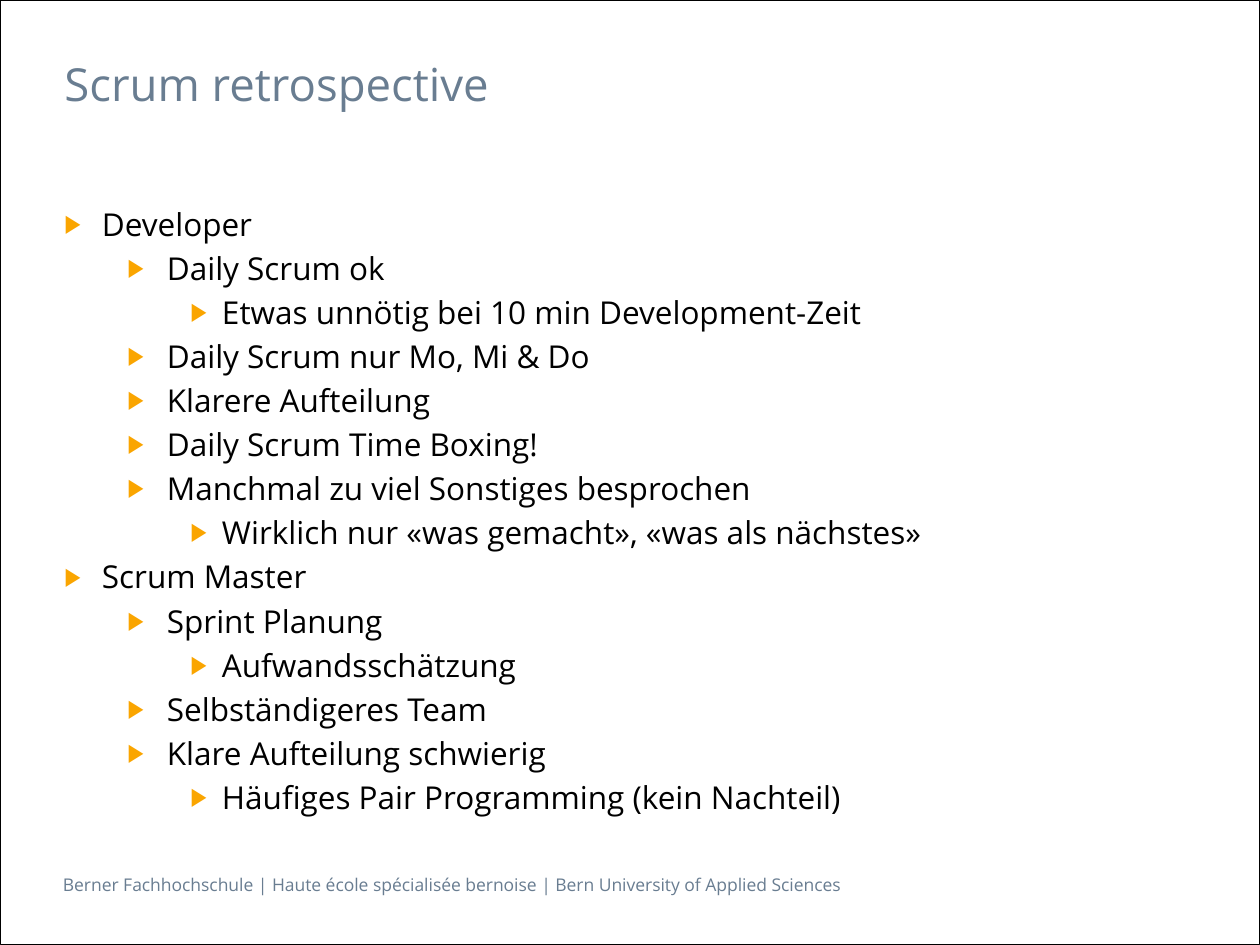
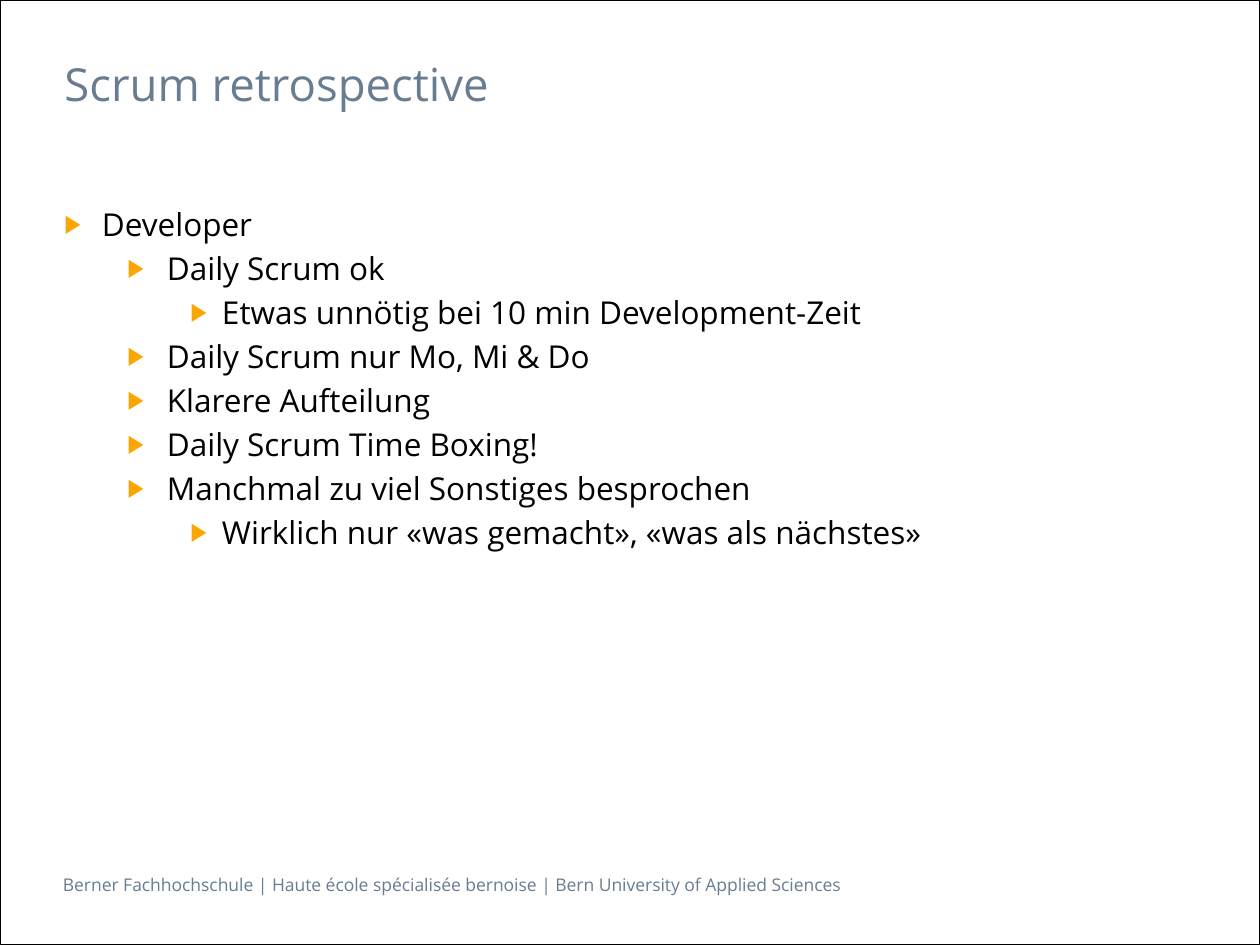
Before and after one commit to isels1/ch.bfh.btx8081.w2015.blue, a slide deck: slide 17 of doc/task14/Task14.pptx (slide 15 before the commit). Drawn at 1260x945 pixels with LibreOffice and Linux fonts; fonts in the diff are those of the drawing. Boxes give left, top, right and bottom in pixels: in the first picture for what was removed or moved away, otherwise in the second. Text is boxed around its words. In the diff, an @@ line names an element or a change of style, - is before the commit and + after.

```diff
--- a/doc/task14/Task14.pptx
+++ b/doc/task14/Task14.pptx
@@ text at bbox=[102, 565, 841, 817]: paragraphs removed @@
-▶ Scrum Master
-  ▶ Sprint Planung
-    ▶ Aufwandsschätzung
-  ▶ Selbständigeres Team
-  ▶ Klare Aufteilung schwierig
-    ▶ Häufiges Pair Programming (kein Nachteil)
```
Also in this commit, not shown: 3 other slides changed, 4 slides added.
